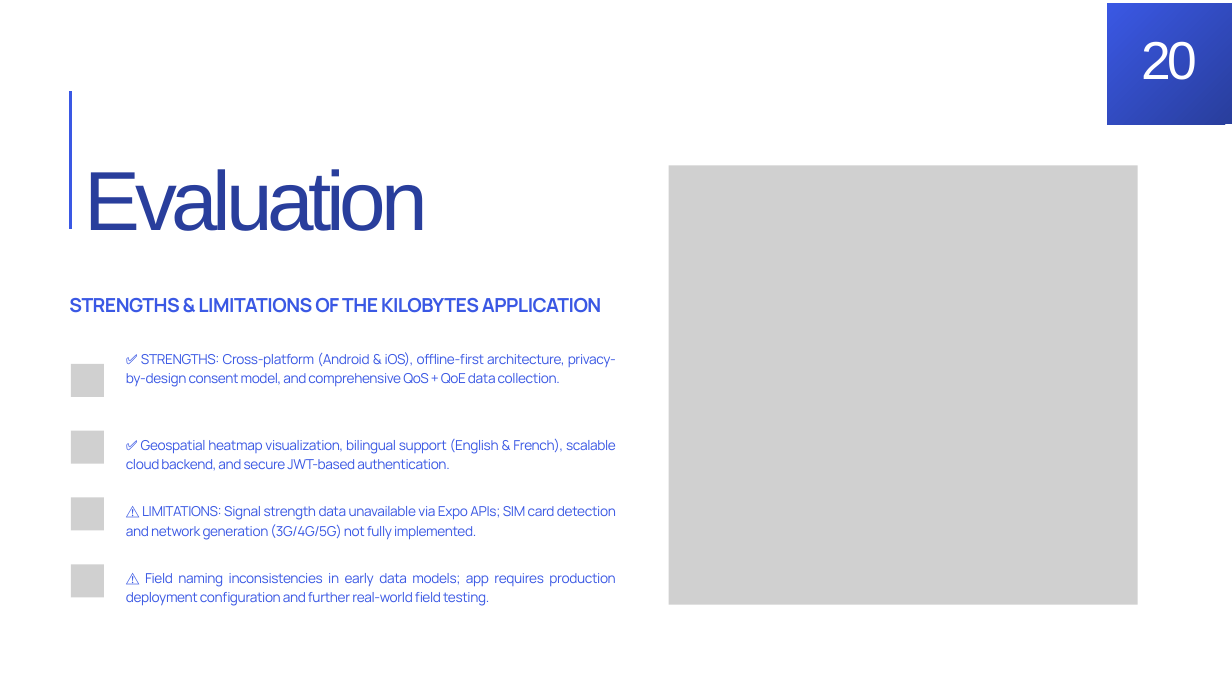
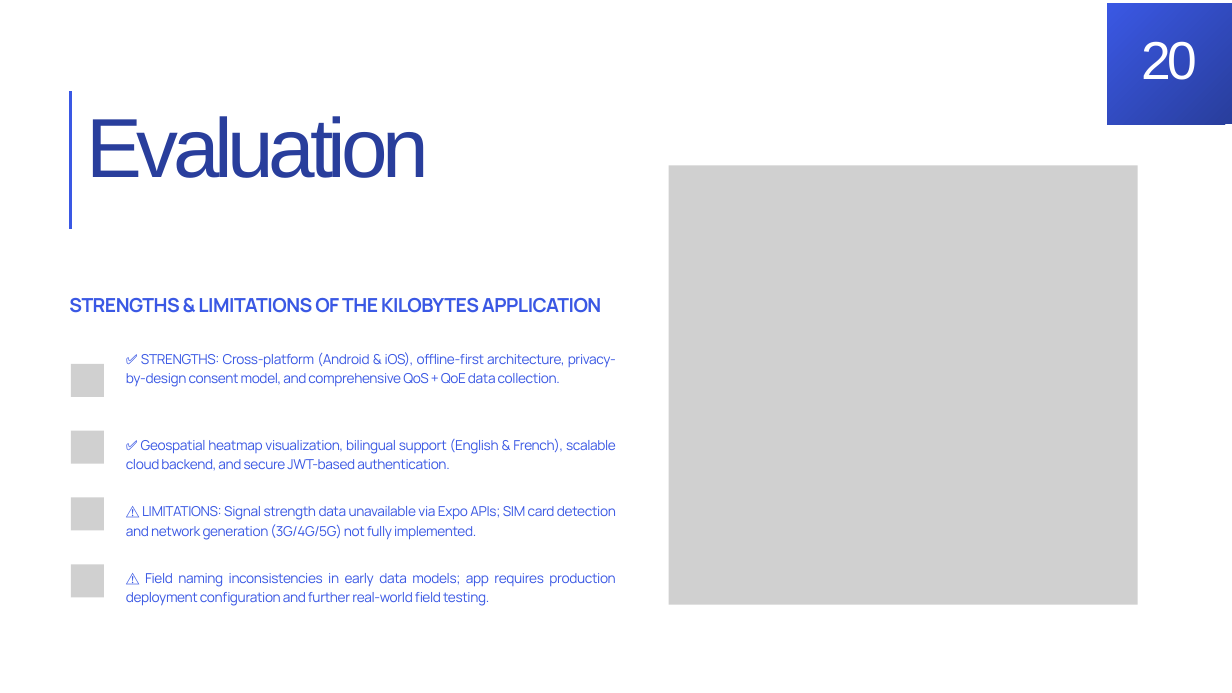
Before and after one commit to BrayanMorningstar237/CEF440_Group5, a slide deck: slide 20 of Final Report Group 5/Final PPT Group 5.pptx. Drawn at 1232x693 pixels with LibreOffice and Linux fonts; fonts in the diff are those of the drawing; grey boxes stand for pictures; background and template pictures are left out. Boxes give left, top, right and bottom in pixels: in the first picture for what was removed or moved away, otherwise in the second. Text is boxed around its words. In the diff, an @@ line names an element or a change of style, - is before the commit and + after.

```diff
--- a/Final Report Group 5/Final PPT Group 5.pptx
+++ b/Final Report Group 5/Final PPT Group 5.pptx
@@ text "Evaluation": place and size @@
-text "Evaluation" at (85,169,428,231)
+text "Evaluation" at (86,116,429,178)
```
Also in this commit, not shown: 2 other slides changed, 1 other file.
